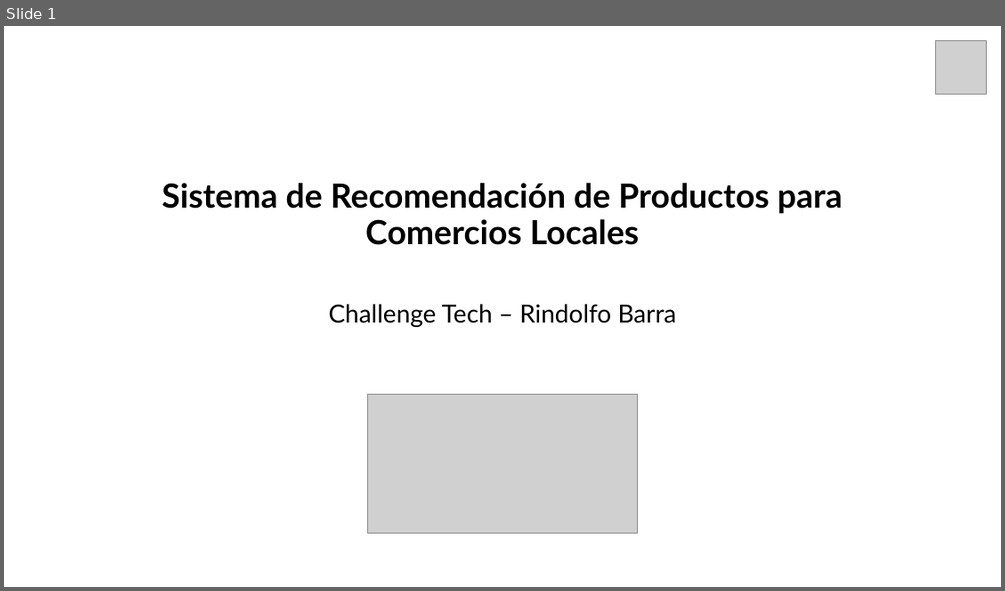
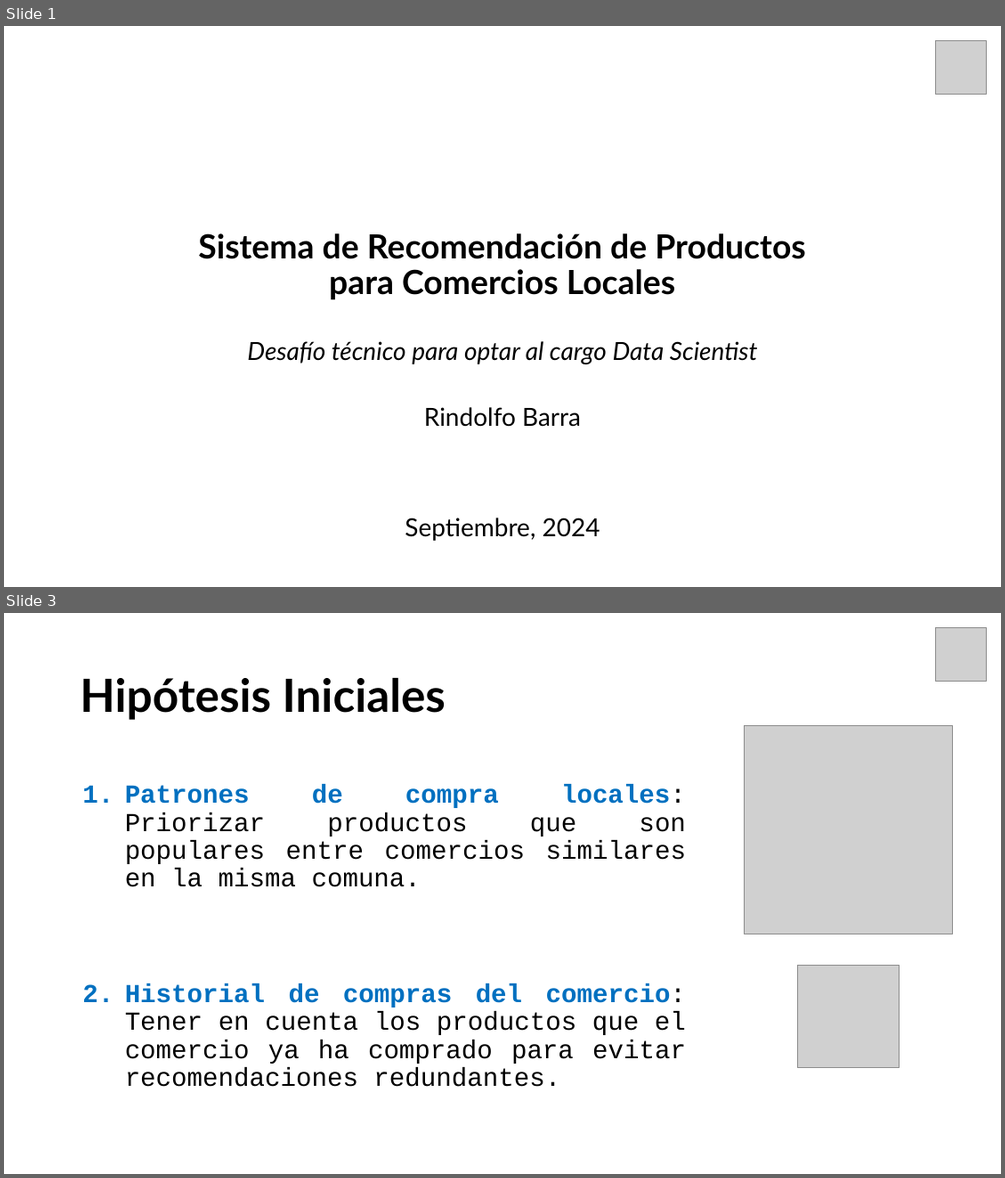
Before and after one commit to rownlet/recom_system, a slide deck: docs/Techallenge.pptx. Shown one above the other, each under a label of ours: slide 1 before the commit, slides 1 and 3 after it; the slides between them are not shown. The pictures are 1005x591 and 1005x1178 pixels, drawn with LibreOffice and Linux fonts; fonts in the diff are those of the drawing; grey boxes stand for pictures. Boxes give left, top, right and bottom in pixels: in the first picture for what was removed or moved away, otherwise in the second. Text is boxed around its words. In the diff, an @@ line names an element or a change of style, - is before the commit and + after.

```diff
--- a/docs/Techallenge.pptx
+++ b/docs/Techallenge.pptx
@@ slide 3 added at box(4, 613, 1001, 1174), background #FFFFFF @@
@@ picture added at box(935, 628, 987, 681) @@
@@ title added at box(80, 678, 445, 720), 44 pt, text #000000, bold @@
+Hipótesis Iniciales
@@ picture added at box(744, 726, 952, 933) @@
@@ text added at box(125, 784, 686, 1086), 25 pt, text #000000 @@
+1. Patrones de compra locales: Priorizar productos que son populares entre comercios similares en la misma comuna.
+2. Historial de compras del comercio: Tener en cuenta los productos que el comercio ya ha comprado para evitar recomendaciones redundantes.
@@ picture added at box(797, 965, 900, 1068) @@
@@ slide 1 changed as well @@
@@ title "Sistema de Recomendación de Productos ..." rewrapped from box(162, 183, 842, 245) to box(198, 233, 806, 300) @@
@@ text added at box(247, 341, 758, 364), 24 pt, text #000000, italic @@
+Desafío técnico para optar al cargo Data Scientist
@@ picture removed at box(368, 394, 638, 533) @@
@@ subtitle at box(424, 407, 581, 426): text changed @@
-Challenge Tech – Rindolfo Barra
+Rindolfo Barra
@@ text added at box(404, 517, 600, 540), 24 pt, text #000000 @@
+Septiembre, 2024
```
Also in this commit, not shown: 10 other slides added, 1 slide removed.
